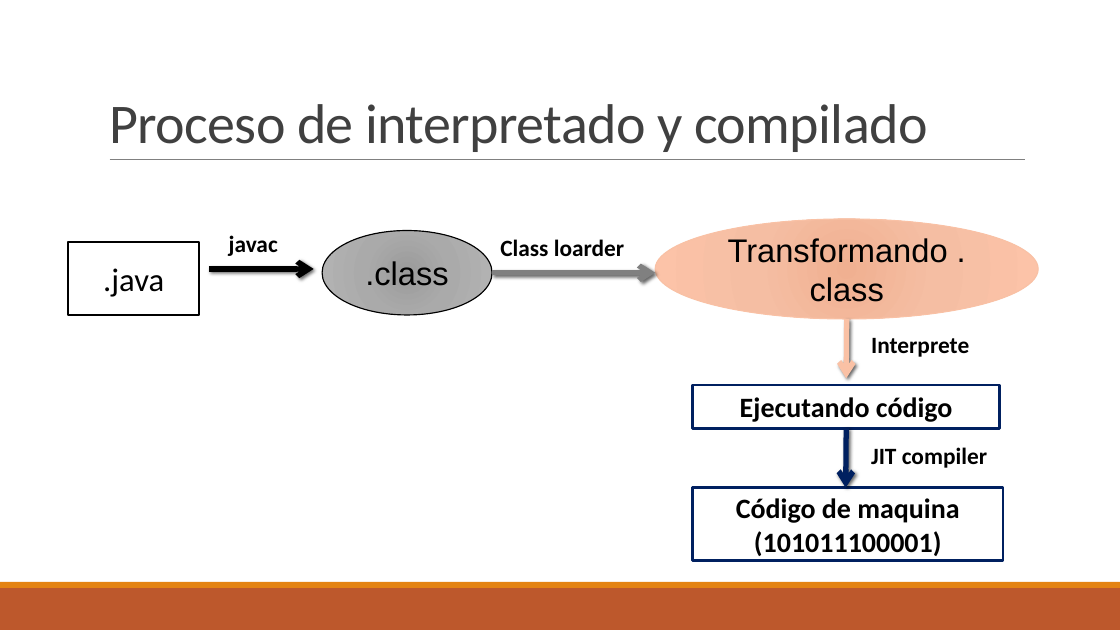
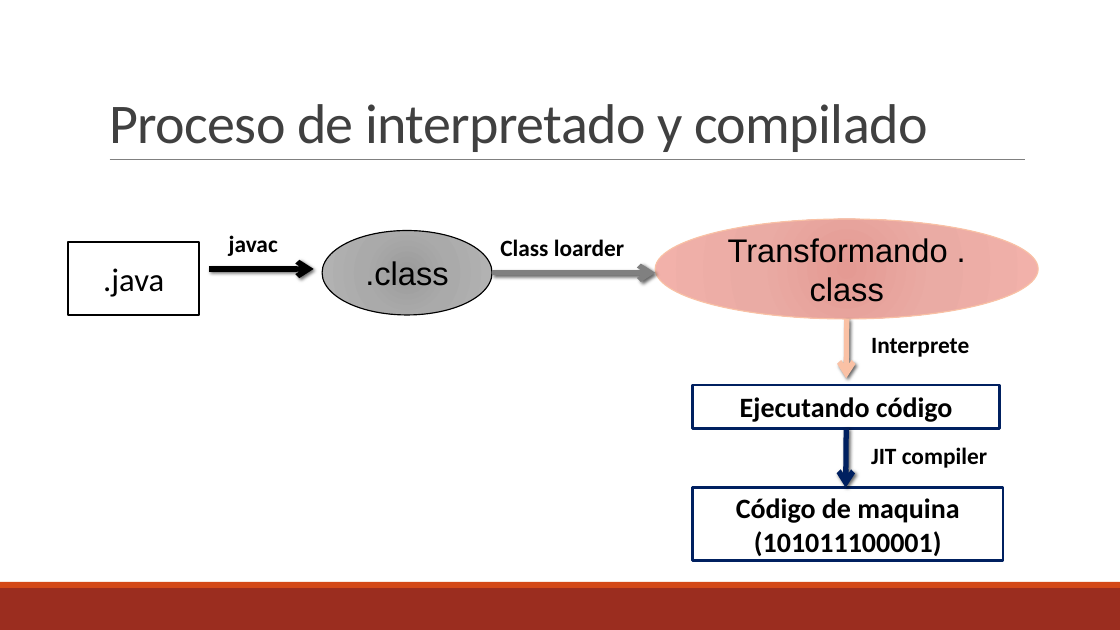
Before and after one commit to JeffersonCabrera/Java, a slide deck: slide 4 of Java.pptx. Drawn at 1120x630 pixels with LibreOffice and Linux fonts; fonts in the diff are those of the drawing. Boxes give left, top, right and bottom in pixels: in the first picture for what was removed or moved away, otherwise in the second. Text is boxed around its words. In the diff, an @@ line names an element or a change of style, - is before the commit and + after.

```diff
--- a/Java.pptx
+++ b/Java.pptx
@@ ellipse "Transformando .class" at [655,219,1038,319]: fill gradient #F0B191 to #F5BEA4 to #FDC3A8 to gradient #E59B93 to #EBACA5 to #F2B1AA @@
@@ rectangle at [0,588,1120,630]: fill #BD582C to #9B2D1F @@
@@ rectangle at [0,582,1120,588]: fill #E48312 to #D34817 @@
```
Also in this commit, not shown: 3 other slides changed, 2 slides added, 2 slides removed.
